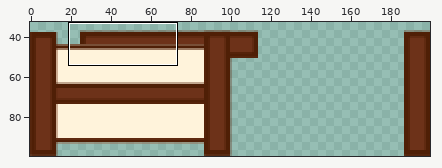
Sprite sheet: Puzzle2DGit/Assets/sprites/Environment/env_wall_door_top.png. The picture above shows the old version from afar; the outline marks the close-up.
Close-up. First the earlier version:
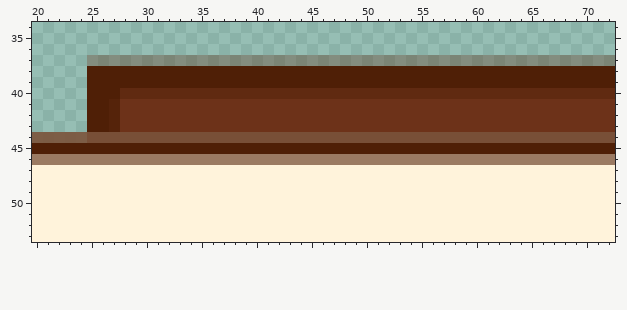
The file is 200x100 pixels. Pixels under 10% opacity are left out. Colours within 5 levels of each other are drawn and written as one. Shown: x 20..72, y 34..53. The wide view leaves out empty margins. The commit also changed other parts of the picture, which this record leaves out.
The result:
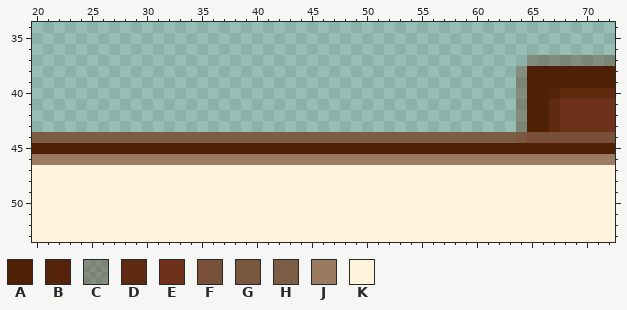
Palette (. is transparent): A #4f1f06  B #55230a  C #5c270e52  D #602a11  E #6d3219  F #784f37  G #785037ed  H #7a523ae5  J #9b7a62  K #fff3db
Difference:
@@ x 20..72 @@
 36 .....................................................
-37 .....CCCCCCCCCCCCCCCCCCCCCCCCCCCCCCCCCCCCCCCCCCCCCCCC
-38 .....AAAAAAAAAAAAAAAAAAAAAAAAAAAAAAAAAAAAAAAAAAAAAAAA
-39 .....AAAAAAAAAAAAAAAAAAAAAAAAAAAAAAAAAAAAAAAAAAAAAAAA
-40 .....AAADDDDDDDDDDDDDDDDDDDDDDDDDDDDDDDDDDDDDDDDDDDDD
-41 .....AABEEEEEEEEEEEEEEEEEEEEEEEEEEEEEEEEEEEEEEEEEEEEE
-42 .....AABEEEEEEEEEEEEEEEEEEEEEEEEEEEEEEEEEEEEEEEEEEEEE
-43 .....AABEEEEEEEEEEEEEEEEEEEEEEEEEEEEEEEEEEEEEEEEEEEEE
-44 HHHHHFFFFFFFFFFFFFFFFFFFFFFFFFFFFFFFFFFFFFFFFFFFFFFFF
+37 .............................................CCCCCCCC
+38 ............................................CAAAAAAAA
+39 ............................................CAAAAAAAA
+40 ............................................CAABDDDDD
+41 ............................................CAADEEEEE
+42 ............................................CAADEEEEE
+43 ............................................CAADEEEEE
+44 HHHHHHHHHHHHHHHHHHHHHHHHHHHHHHHHHHHHHHHHHHHHGFFFFFFFF
 45 AAAAAAAAAAAAAAAAAAAAAAAAAAAAAAAAAAAAAAAAAAAAAAAAAAAAA
Pixel boxes of the changes (left, top, right, bottom) in both close-ups:
changed: (87, 55, 560, 143)
